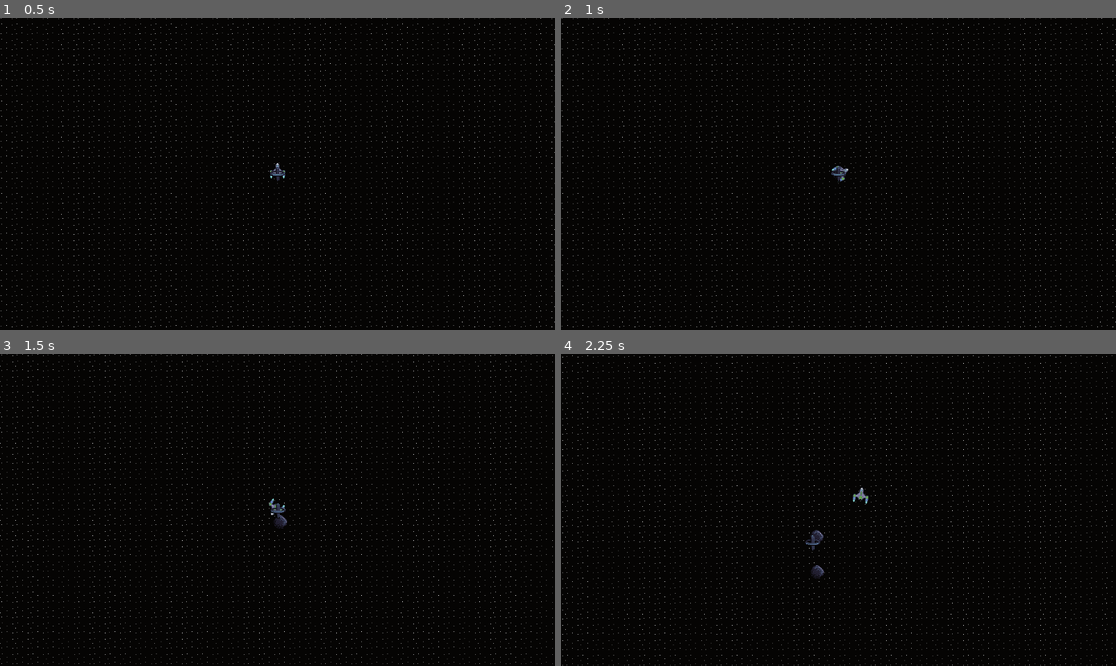
Above: before the commit, frames 1-4 (two rows, left to right).
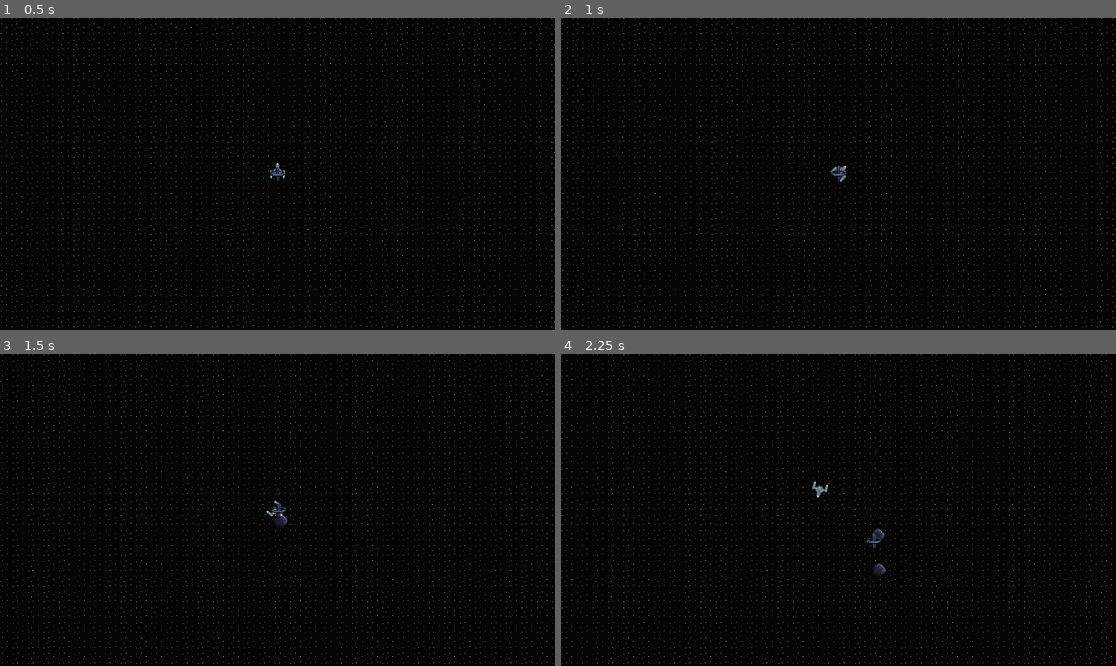
Above: after the commit, the same moments.

Repository: JoshPattman/microjam-034
Game: Godot game, scene res://scenes/game.tscn
Two runs of this game, one before a commit and one after it. Both use one fixed random seed, a clock stepped at 60 frames per second and the inputs below.
Inputs:
- Up to frame 1 (0.5 s): no input
- Up to frame 2 (1 s): tap Enter at 0.5 s; hold D (player_right) from 0.53 s (still down); hold Ctrl (player_break) from 0.53 s (still down)
- Up to frame 3 (1.5 s): tap Space at 1.25 s; release D (player_right) at 1.28 s; release Ctrl (player_break) at 1.28 s; hold S (player_back) from 1.28 s (still down); tap Ctrl (player_break) at 1.35 s
- Up to frame 4 (2.25 s): release S (player_back) at 2.03 s; hold D (player_right) from 2.03 s (still down); hold Ctrl (player_break) from 2.03 s (still down)

Frame 1 is identical in both runs. In frame 2, less than 0.1% of the frame differs, in the area x 48-52%, y 47-53%; in frame 3, 3.4%; in frame 4, 4.2%, in the area x 0-100%, y 0-100%.

Commit message:
movement config

Diff:
--- a/godot/game_objects/player.tscn
+++ b/godot/game_objects/player.tscn
@@ -9,7 +9,10 @@
 
 [node name="Player" type="CharacterBody2D"]
 script = ExtResource("1_a4hy7")
+max_accel = 30000
+max_angular_accel = 600
 linear_drag = SubResource("Curve_0rdlk")
+angular_drag_amount = 100.0
 metadata/_custom_type_script = "uid://df8g3j31hj85f"
 
 [node name="Sprite2D" type="Sprite2D" parent="."]
--- a/godot/scenes/gravity_test.tscn
+++ b/godot/scenes/gravity_test.tscn
@@ -2,10 +2,10 @@
 
 [ext_resource type="Script" uid="uid://ba1uvqfpmf3gb" path="res://scripts/time_dialater.gd" id="1_y8n66"]
 [ext_resource type="Texture2D" uid="uid://doepmpsfk2b6m" path="res://icon.svg" id="2_we4mt"]
-[ext_resource type="PackedScene" uid="uid://c8jr51j6ge7n0" path="res://game_objects/player.tscn" id="3_0rdlk"]
-[ext_resource type="PackedScene" uid="uid://8u76lxidkpfp" path="res://game_objects/player_camera.tscn" id="4_17vyx"]
-[ext_resource type="Texture2D" uid="uid://cbg0jrdsajskn" path="res://sprites/ship.png" id="4_vcgwd"]
-[ext_resource type="Script" uid="uid://ccw4ax373njdf" path="res://scripts/enemy.gd" id="5_17vyx"]
+[ext_resource type="PackedScene" uid="uid://bmxnrtblt0gby" path="res://game_objects/player.tscn" id="3_0rdlk"]
+[ext_resource type="PackedScene" path="res://game_objects/player_camera.tscn" id="4_17vyx"]
+[ext_resource type="Texture2D" uid="uid://bdn0w0j4u4ui4" path="res://sprites/ship001.png" id="4_vcgwd"]
+[ext_resource type="Script" path="res://scripts/enemy.gd" id="5_17vyx"]
 
 [node name="Node2D" type="Node2D"]
 
